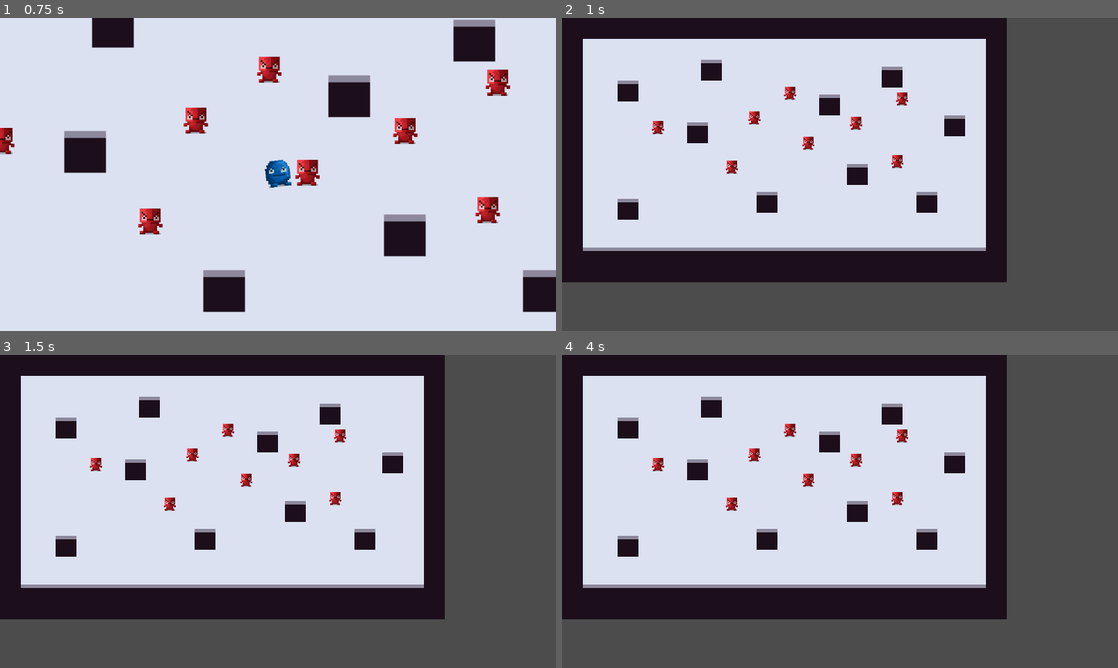
Above: before the commit, frames 1-4 (two rows, left to right).
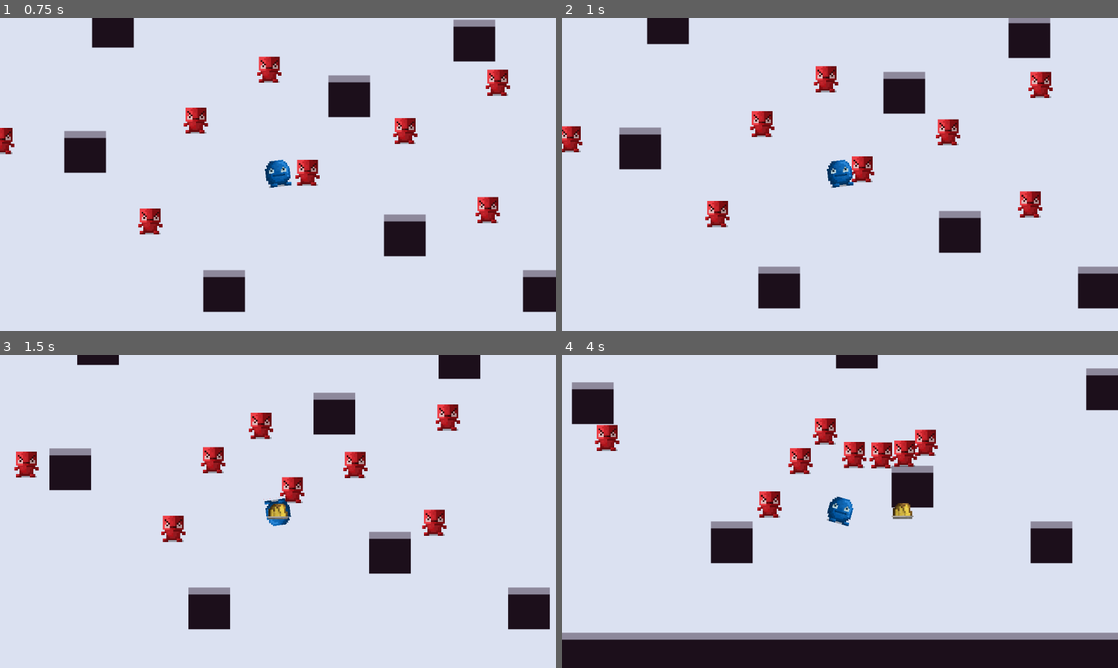
Above: after the commit, the same moments.

Repository: CertifiedIdiots/Bomber
Game: Godot game, scene res://Levels/Main.tscn
Same seed, same stepped clock (60 frames per second), same inputs: the game is played once before the commit and once after it.
Inputs (mouse positions are in pixels of both pictures, inside the frame that each line leads up to):
- Up to frame 1 (0.75 s): move the mouse to (400, 158) at 0.52 s; press the mouse at (400, 158) at 0.53 s; hold D (move_right) from 0.53 s (still down)
- Up to frame 2 (1 s): keep holding D (move_right)
- Up to frame 3 (1.5 s): move the mouse to (166, 527) at 1.27 s; release D (move_right) at 1.28 s; release the mouse at (166, 527) at 1.28 s; hold Down (move_down) from 1.28 s (still down); right-click (166, 527) at 1.35 s
- Up to frame 4 (4 s): move the mouse to (895, 442) at 2.02 s; release Down (move_down) at 2.03 s; press the mouse at (895, 442) at 2.03 s; hold D (move_right) 2.03-2.78 s; move the mouse to (812, 574) at 2.77 s; release the mouse at (812, 574) at 2.78 s; hold W (move_up) 2.78-3.53 s; right-click (812, 574) at 2.85 s; move the mouse to (1006, 558) at 3.52 s; press the mouse at (1006, 558) at 3.53 s; hold A (move_left) from 3.53 s (still down)

Frame 1 is identical in both runs. In frame 2, 58% of the frame differs, in the area x 0-100%, y 0-100%; in frame 3, 58%; in frame 4, 60%.
Error before the commit: Invalid get index 'position' (on base: 'null instance'). (res://Scripts/Enemy.gd:31)

Commit message:
try attack

Diff:
--- /dev/null
+++ b/Objects/Attack.tscn
@@ -0,0 +1,23 @@
+[gd_scene load_steps=3 format=2]
+
+[ext_resource path="res://Scripts/Attack.gd" type="Script" id=1]
+
+[sub_resource type="RectangleShape2D" id=1]
+extents = Vector2( 2, 30 )
+
+[node name="Attack" type="Area2D"]
+script = ExtResource( 1 )
+color = Color( 1, 0.172549, 0.172549, 1 )
+
+[node name="Timer" type="Timer" parent="."]
+wait_time = 0.1
+one_shot = true
+autostart = true
+
+[node name="AttackShape" type="CollisionShape2D" parent="."]
+position = Vector2( 0, -30 )
+shape = SubResource( 1 )
+one_way_collision_margin = 2.0
+
+[connection signal="body_entered" from="." to="." method="_on_Attack_body_entered"]
+[connection signal="timeout" from="Timer" to="." method="_on_Timer_timeout"]
--- a/Objects/Enemy.tscn
+++ b/Objects/Enemy.tscn
@@ -1,7 +1,8 @@
-[gd_scene load_steps=4 format=2]
+[gd_scene load_steps=5 format=2]
 
 [ext_resource path="res://Art/tileset3.png" type="Texture" id=1]
 [ext_resource path="res://Scripts/Enemy.gd" type="Script" id=2]
+[ext_resource path="res://Objects/Attack.tscn" type="PackedScene" id=3]
 
 [sub_resource type="CapsuleShape2D" id=1]
 radius = 13.0
@@ -10,6 +11,7 @@
 [node name="Enemy" type="KinematicBody2D"]
 script = ExtResource( 2 )
 speed = 60
+attack_visual = ExtResource( 3 )
 
 [node name="Sprite" type="Sprite" parent="."]
 scale = Vector2( 2, 2 )
--- a/Objects/Explosion.tscn
+++ b/Objects/Explosion.tscn
@@ -7,6 +7,7 @@
 
 [node name="Explosion" type="Area2D"]
 script = ExtResource( 1 )
+radius = 100.0
 
 [node name="Timer" type="Timer" parent="."]
 wait_time = 0.2
--- /dev/null
+++ b/Scripts/Attack.gd
@@ -0,0 +1,23 @@
+extends Area2D
+
+export(Color) var color = Color.red
+
+func _draw():
+	var start_pos = $AttackShape.position
+	start_pos = get_parent().position
+	draw_rect(Rect2(start_pos, $AttackShape.shape.extents), color)
+
+	print($AttackShape.position)
+#	print($AttackShape.shape.extents)
+
+func _on_Attack_body_entered(body):
+	if body.name.begins_with("Player"):
+		body.damage(50)
+		print(body.health)
+		body.velocity = (body.position - self.position) * 10
+
+func attack_area(area):
+	$AttackShape.shape.extents = area
+
+func _on_Timer_timeout():
+	queue_free()
--- a/Scripts/Enemy.gd
+++ b/Scripts/Enemy.gd
@@ -1,8 +1,10 @@
 extends "Living.gd"
 
 export(int) var speed = 100
-export(int) var attack_range = 70
+const attack_range = 70
 const friction = 0.1
+
+export(PackedScene) var attack_visual
 
 
 func _ready():
@@ -16,15 +18,14 @@
 	elif distance.length() > attack_range:
 		velocity = distance.normalized() * speed
 		velocity = move_and_slide(velocity)
-	else:
-		stunned = 0.5
+	elif not stunned:
+		stunned = 1.0
 		attack()
-		print("attacked!")
 
-	for i in get_slide_count():
-		var collision = get_slide_collision(i)
-		if collision.collider && collision.collider.name == "Player":
-			collision.collider.queue_free()
+#	for i in get_slide_count():
+#		var collision = get_slide_collision(i)
+#		if collision.collider && collision.collider.name == "Player":
+#			collision.collider.queue_free()
 
 func get_distance_to_player():
 	var player = get_parent().get_node("Player")
@@ -34,5 +35,8 @@
 	return difference
 
 func attack():
-
-	pass
+	var instance:Node2D = attack_visual.instance()
+	instance.position = self.position
+	instance.attack_area( Vector2(10, attack_range) )
+	get_parent().add_child(instance)
+#	print(instance.position)
--- a/Scripts/Shield.gd
+++ b/Scripts/Shield.gd
@@ -17,7 +17,7 @@
 		recharge = 0
 
 func _draw():
-	print(enabled)
+#	print(enabled)
 	if enabled:
 		draw_arc(Vector2.ZERO, 35, 0, TAU, 360, color)
 
